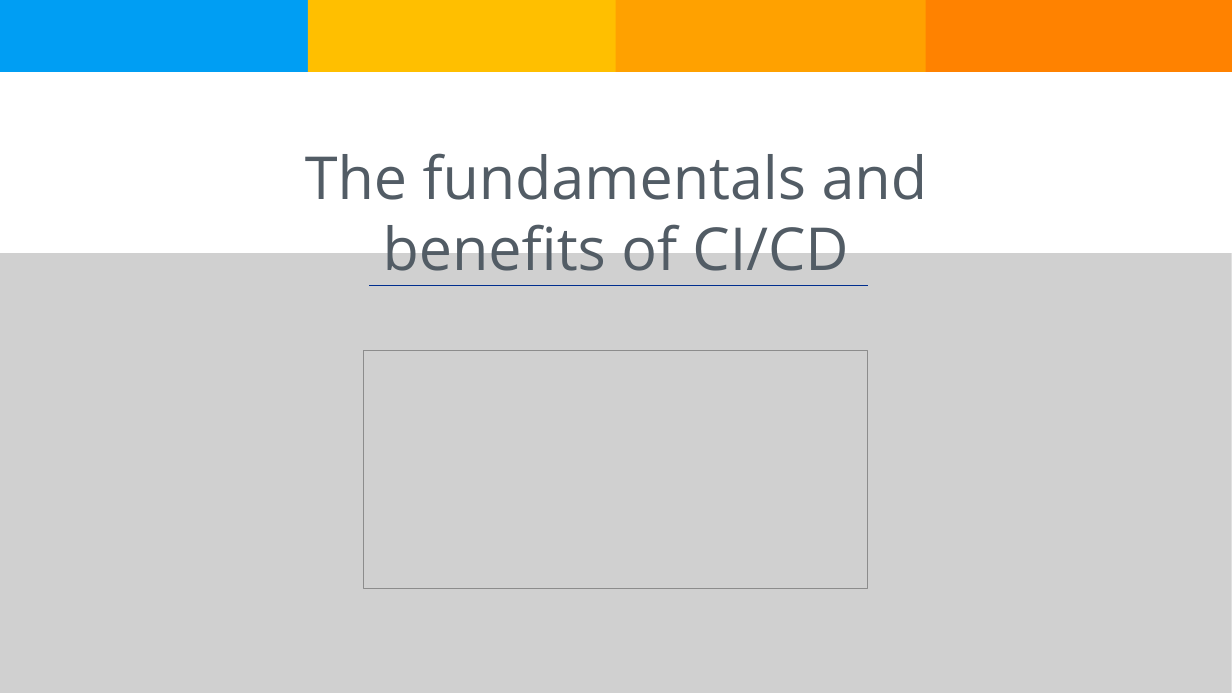
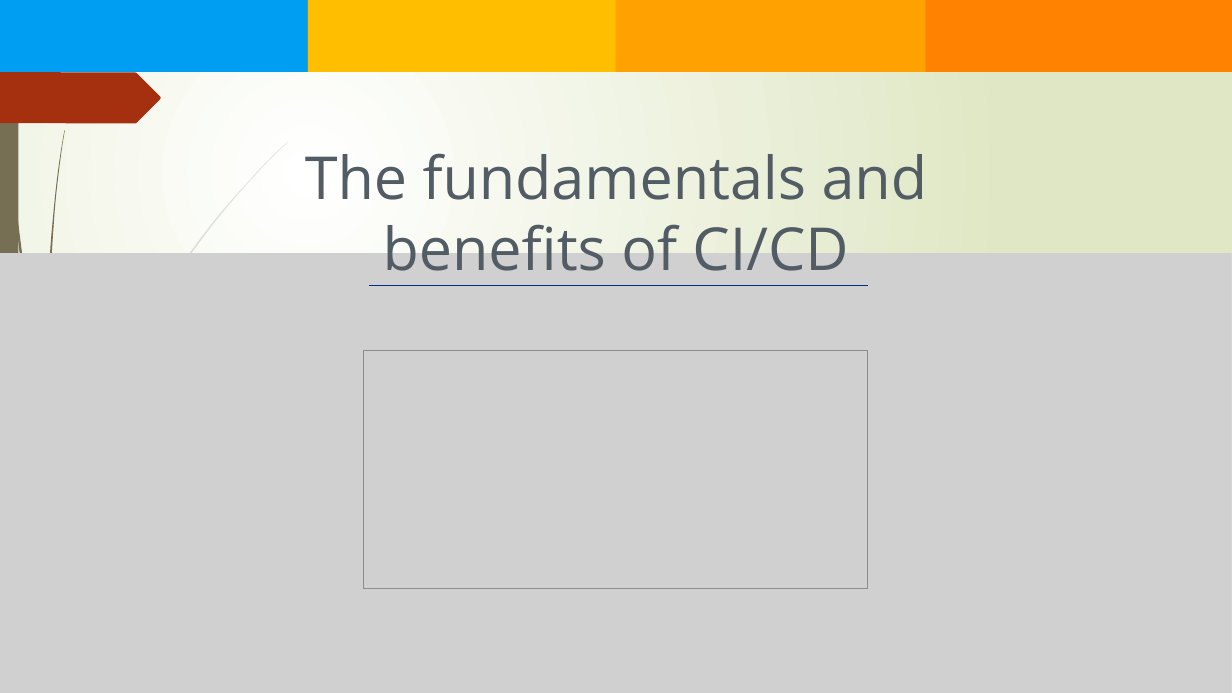
Before and after one commit to ttduyk13/CloudDevopsEngin-Project3, a slide deck: slide 1 of Presentation.pptx. Drawn at 1232x693 pixels with LibreOffice and Linux fonts; fonts in the diff are those of the drawing; grey boxes stand for pictures. Boxes give left, top, right and bottom in pixels: in the first picture for what was removed or moved away, otherwise in the second. Text is boxed around its words. In the diff, an @@ line names an element or a change of style, - is before the commit and + after.

```diff
--- a/Presentation.pptx
+++ b/Presentation.pptx
@@ background #FFFFFF to gradient #FFFFFF to #DFE8C4 @@
@@ rectangle added at (0,0,18,693), fill #766F54 @@
@@ freeform shape added at (3,0,53,444), fill #766F54 @@
@@ freeform shape added at (0,72,160,124), fill #A53010 @@
@@ freeform shape added at (47,130,65,436), fill #766F54 @@
@@ freeform shape added at (78,142,288,551), fill #766F54 at 20% opacity @@
```
Also in this commit, not shown: 3 other slides changed, 1 slide added, 8 other files.
